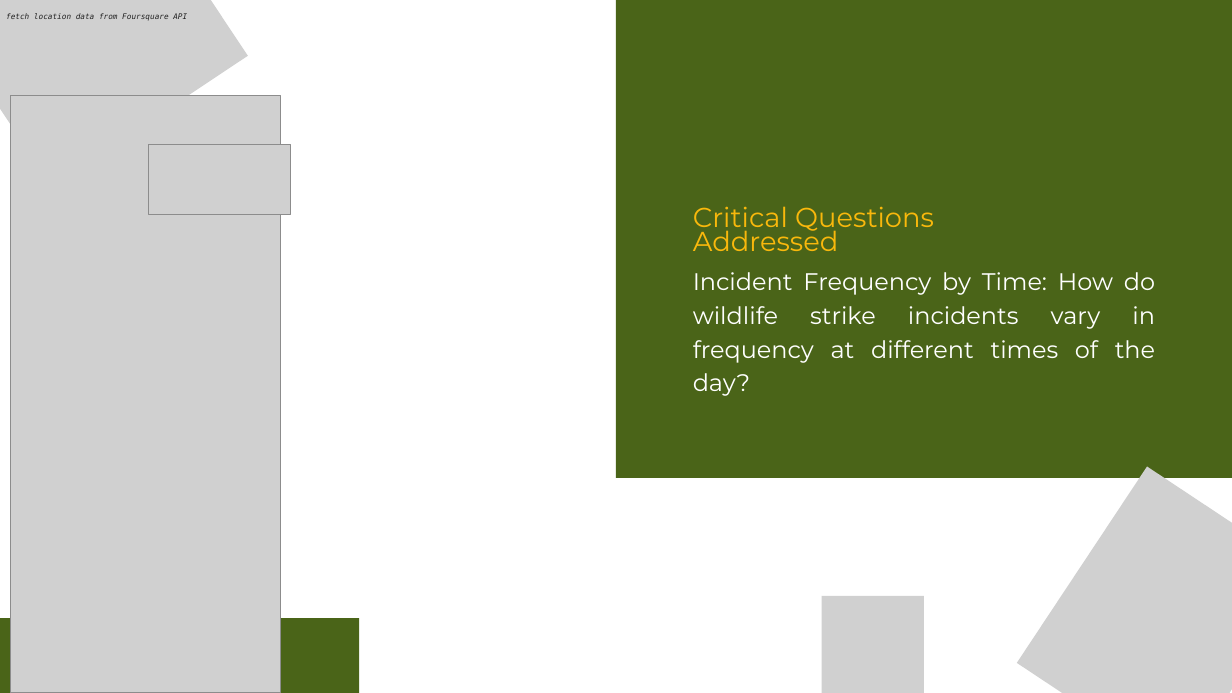
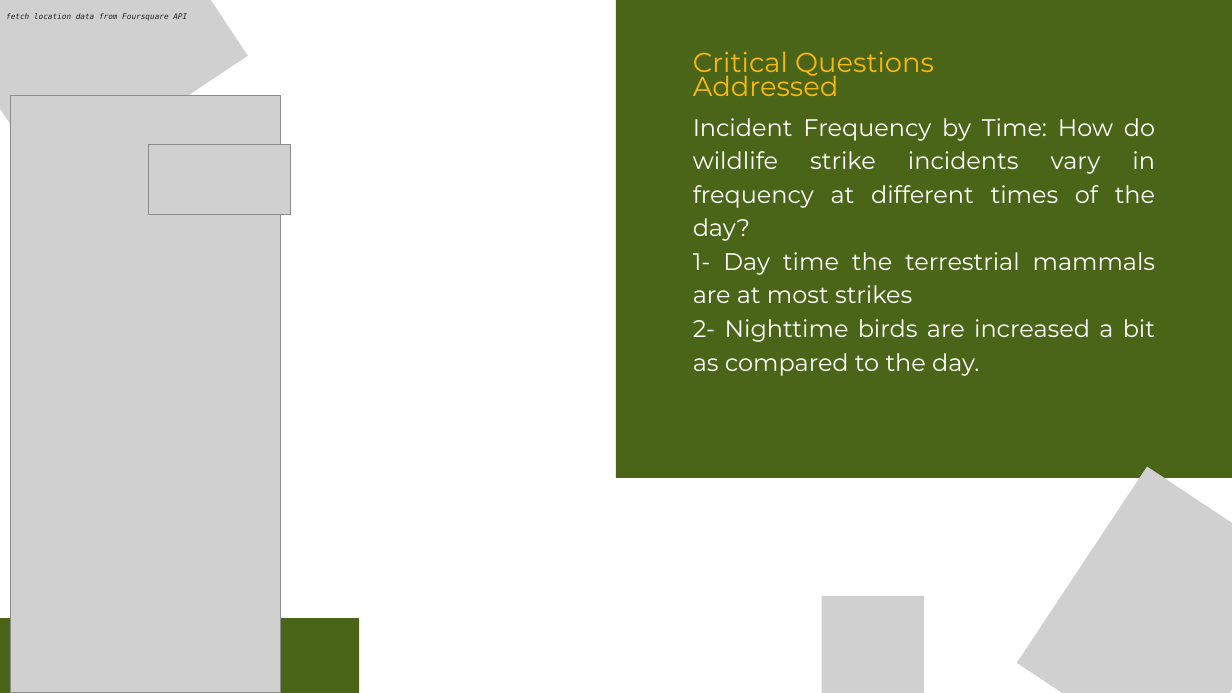
Before and after one commit to fursuf1/Tableau, a slide deck: slide 7 of Files/Tableau FAA-Project .pptx. Drawn at 1232x693 pixels with LibreOffice and Linux fonts; fonts in the diff are those of the drawing; grey boxes stand for pictures. Boxes give left, top, right and bottom in pixels: in the first picture for what was removed or moved away, otherwise in the second. Text is boxed around its words. In the diff, an @@ line names an element or a change of style, - is before the commit and + after.

```diff
--- a/Files/Tableau FAA-Project .pptx
+++ b/Files/Tableau FAA-Project .pptx
@@ text "Critical Questions Addressed" moved from (x1=693, y1=206, x2=934, y2=251) to (x1=693, y1=51, x2=934, y2=96) @@
@@ text "Incident Frequency by Time: How ..." moved from (x1=693, y1=272, x2=1155, y2=396) to (x1=693, y1=118, x2=1156, y2=376) @@
@@ text at (x1=693, y1=252, x2=1156, y2=376): paragraphs added @@
+1- Day time the terrestrial mammals are at most strikes
+2- Nighttime birds are increased a bit as compared to the day.
```
Also in this commit, not shown: 6 other slides changed, 3 other files.
